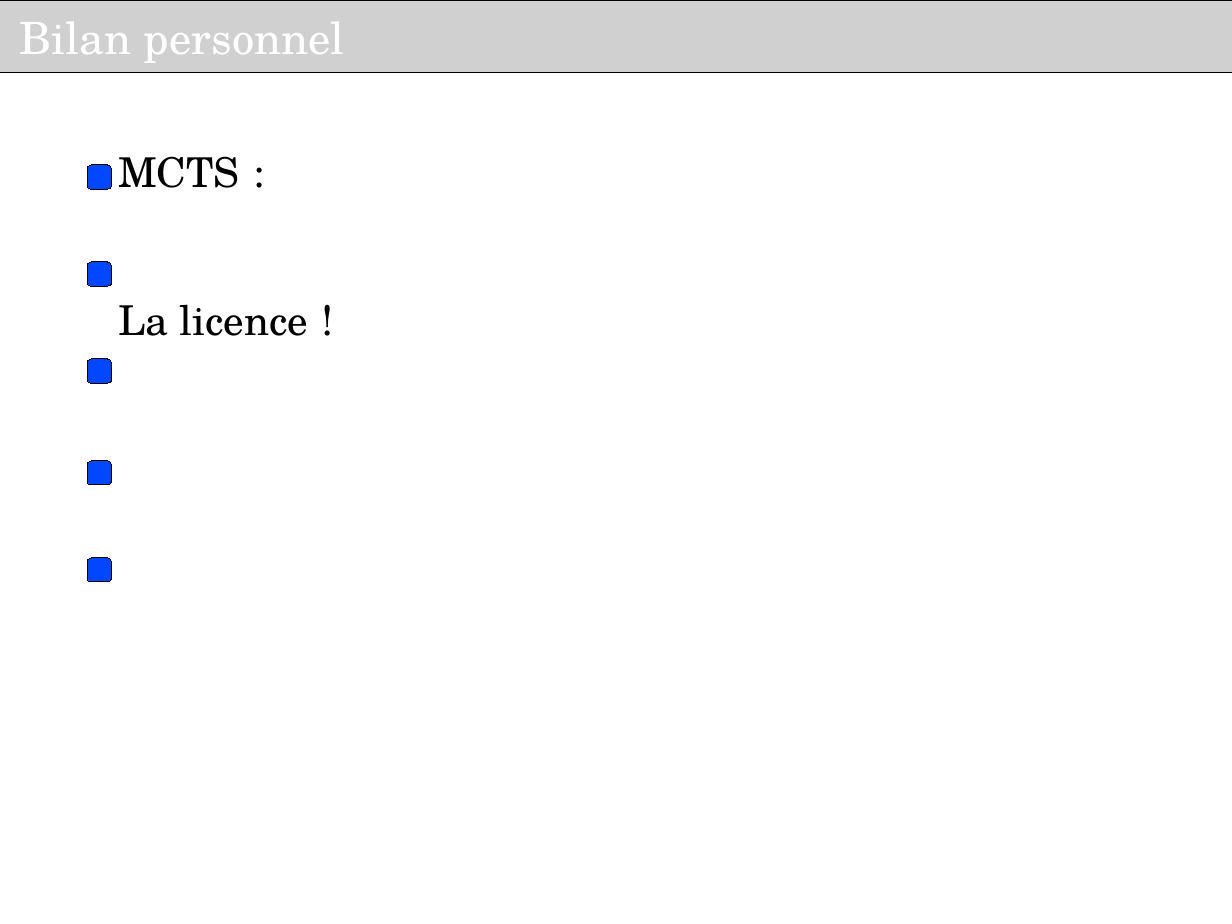
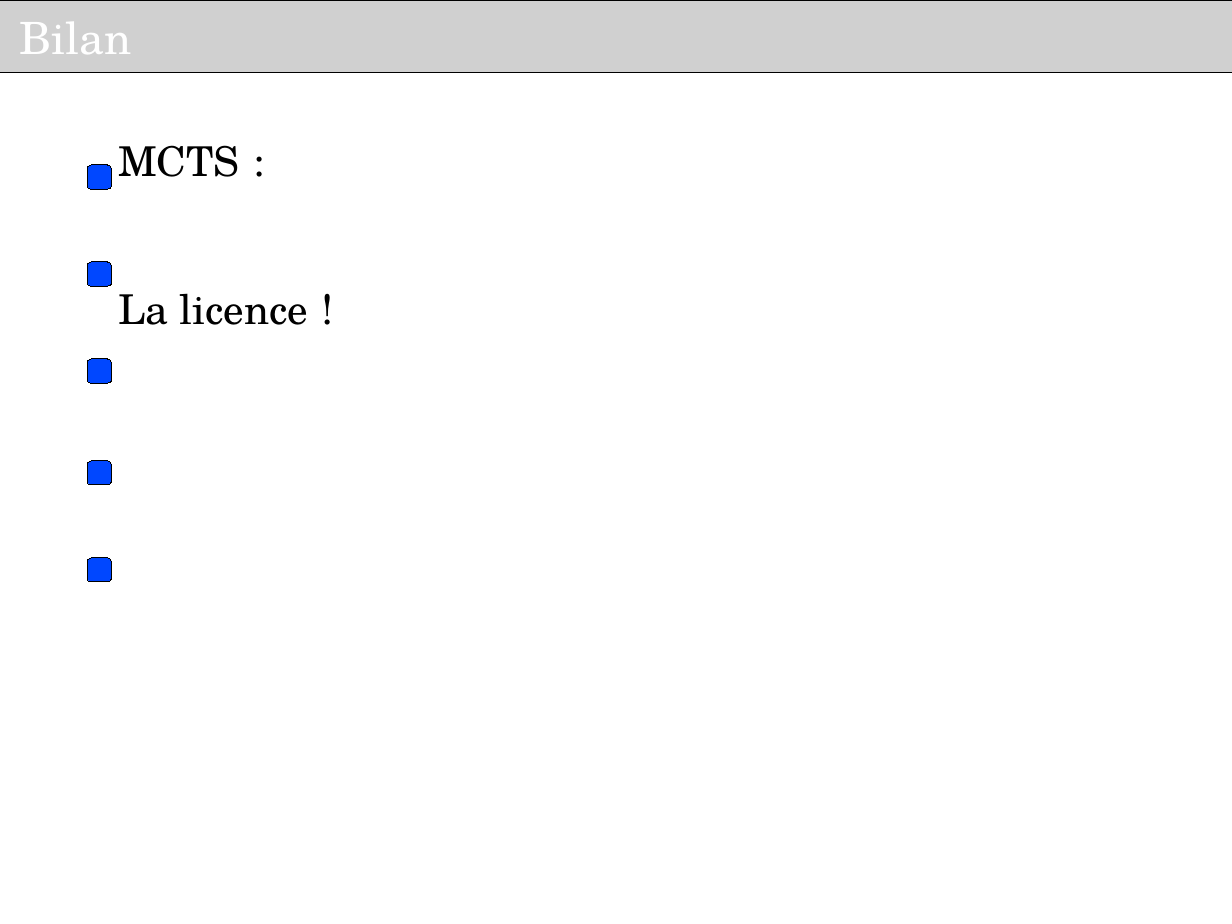
Before and after one commit to haspeleo/Android-Dev, a slide deck: slide 16 of MCTS/Soutenance_INRIA_V2.odp. Drawn at 1232x924 pixels with LibreOffice and Linux fonts; fonts in the diff are those of the drawing; grey boxes stand for pictures; background and template pictures are left out. Boxes give left, top, right and bottom in pixels: in the first picture for what was removed or moved away, otherwise in the second. Text is boxed around its words. In the diff, an @@ line names an element or a change of style, - is before the commit and + after.

Commit message:
implementing mcts is quite easy

```diff
--- a/MCTS/Soutenance_INRIA_V2.odp
+++ b/MCTS/Soutenance_INRIA_V2.odp
@@ text in picture at box(20, 22, 132, 54): text changed @@
-Bilan personnel
+Bilan
@@ text "MCTS :": place and size @@
-text "MCTS :" at box(118, 156, 309, 336)
+text "MCTS :" at box(118, 145, 309, 325)
```
Also in this commit, not shown: 1 other slide changed, 1 other file.
